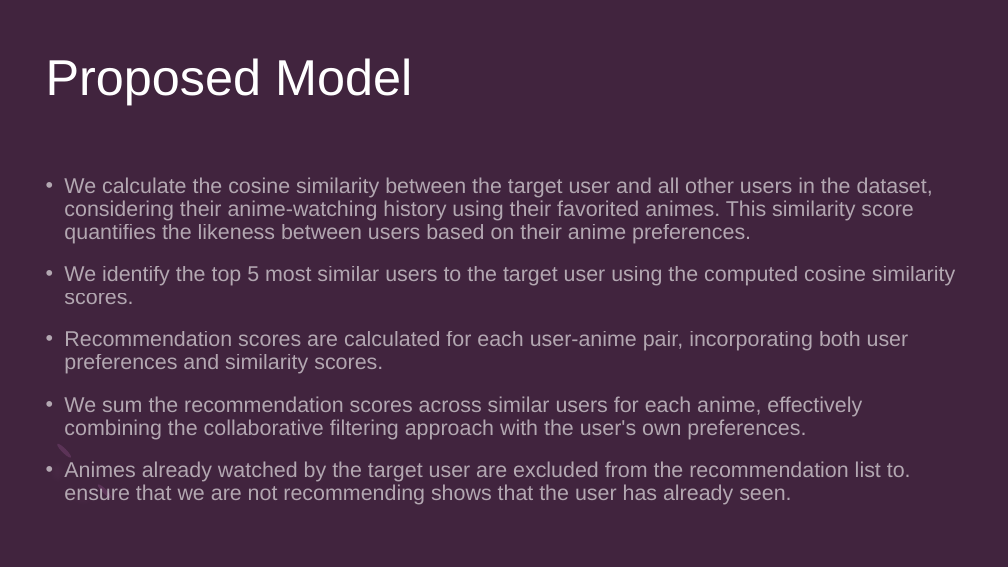
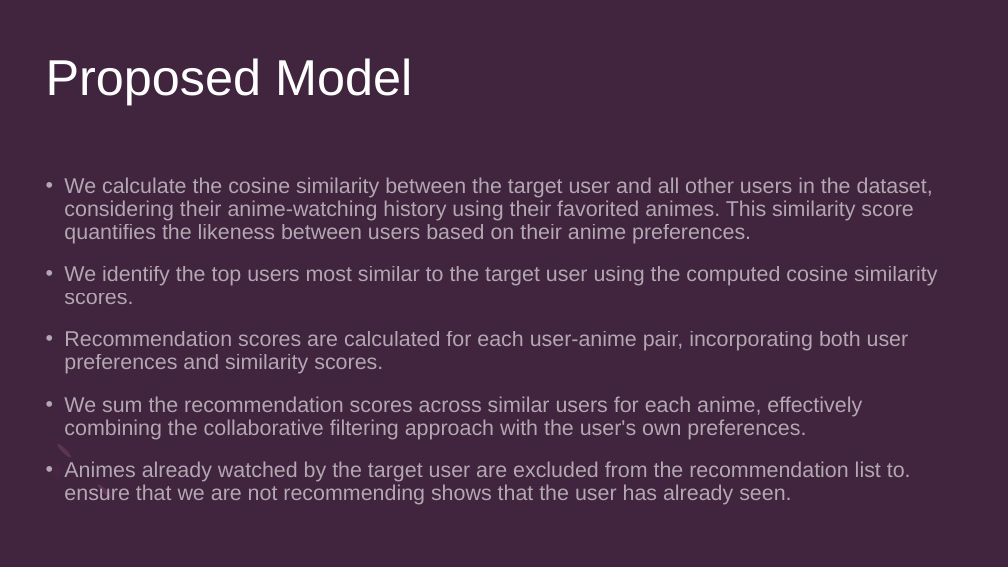
Before and after one commit to thienanbui/Anime-Recommendation-System, a slide deck: slide 6 of Presentation/Anime_Recommender_PPT.pptx. Drawn at 1008x567 pixels with LibreOffice and Linux fonts; fonts in the diff are those of the drawing. Boxes give left, top, right and bottom in pixels: in the first picture for what was removed or moved away, otherwise in the second. Text is boxed around its words. In the diff, an @@ line names an element or a change of style, - is before the commit and + after.

Commit message:
updating PPT

```diff
--- a/Presentation/Anime_Recommender_PPT.pptx
+++ b/Presentation/Anime_Recommender_PPT.pptx
@@ text at (64,266,937,304): text changed @@
-• We identify the top 5 most similar users to the target user using the computed cosine similarity scores.
+• We identify the top users most similar to the target user using the computed cosine similarity scores.
```
